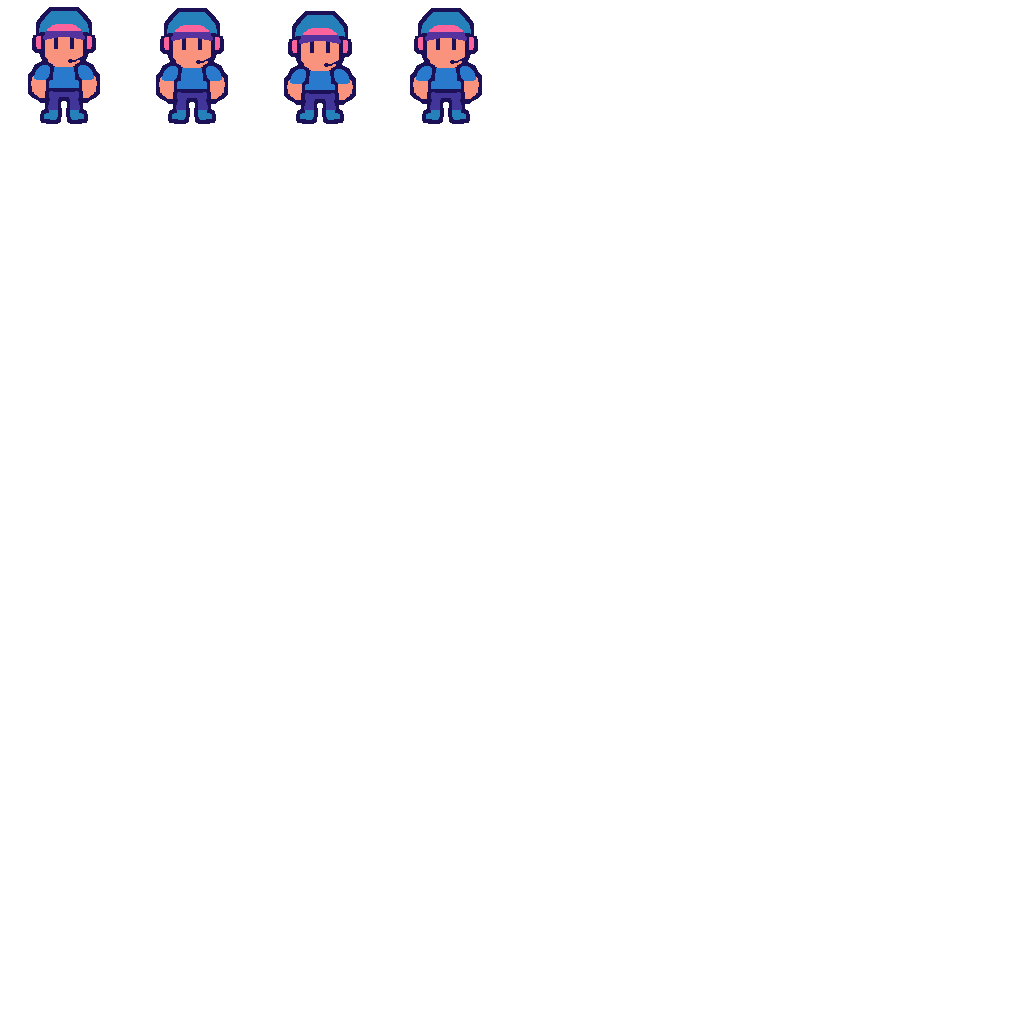
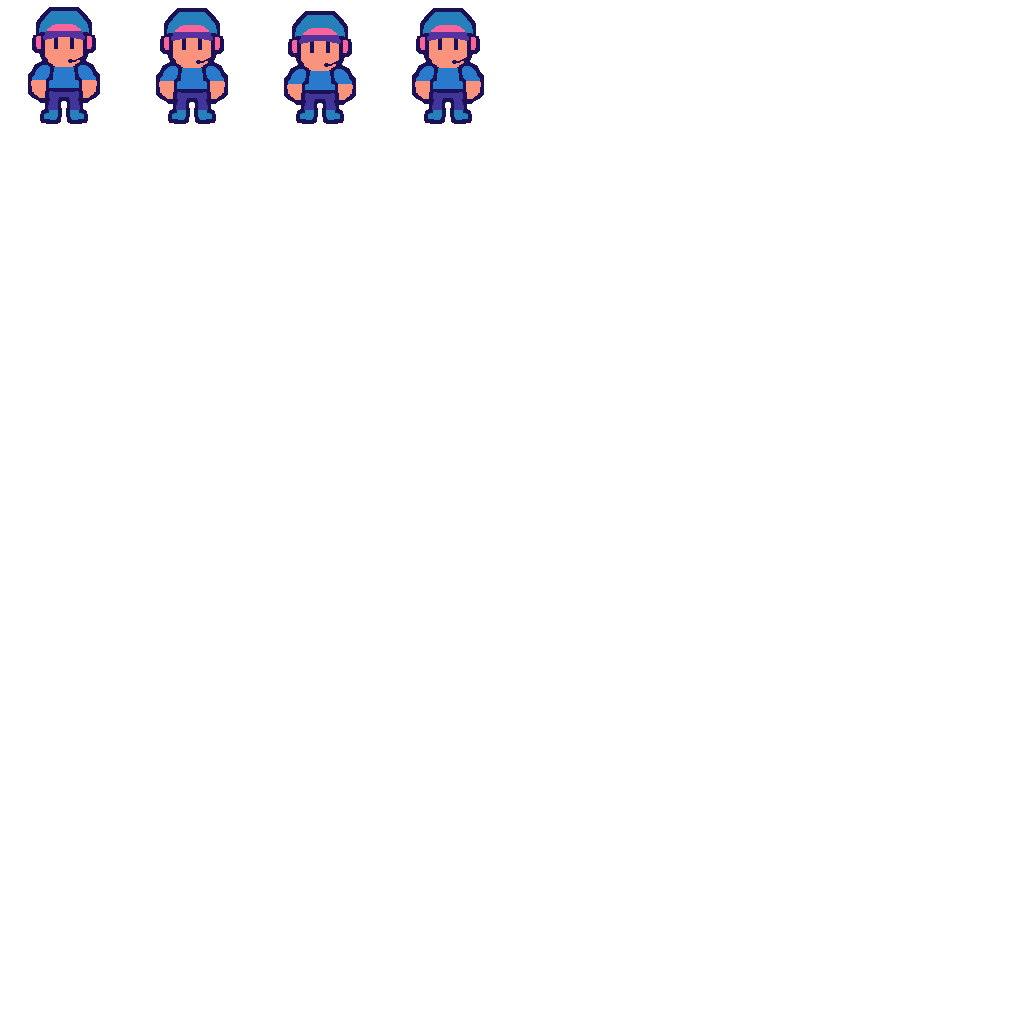
Layer changes from the first 1024x1024 image to the second:
painted on "idle4" over bbox(32, 8, 484, 124)
